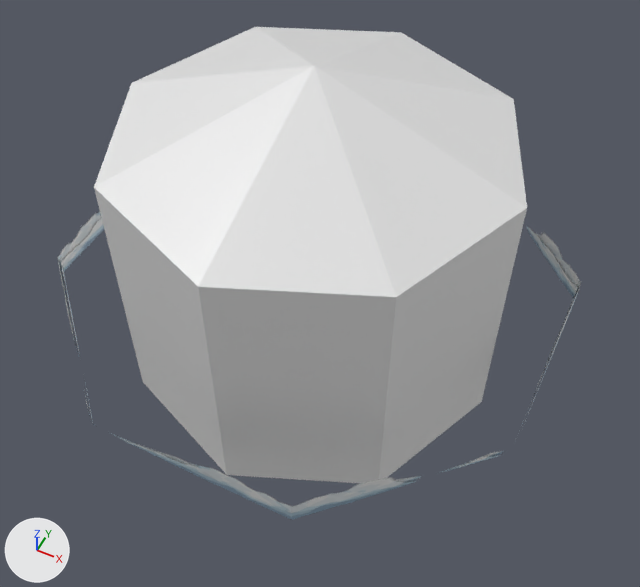
Two versions of the Blender file art/skybox.blend, one commit apart.
Camera for both pictures: a camera (50 mm lens) standing at (153.0, -301.0, 374.0) and looking at (15.0, -24.0, 27.0). The axes (+X, +Y, +Z) are drawn at lower left. The lights are the same throughout.

Before the edit, the objects in view are built like this:
```python
me_farcloud = bpy.data.meshes.new('FarCloud')
me_farcloud.from_pydata(...)  # 16 vertices, 8 faces; spans x -138.0..138.0, y -138.0..138.0, z -1.0..11.0
me_farcloud.materials.append(mat_cloudnearfar)
me_middlecloud = bpy.data.meshes.new('MiddleCloud')
me_middlecloud.from_pydata(...)  # 16 vertices, 8 faces; spans x -134.0..134.0, y -134.0..134.0, z -1.0..25.0
me_middlecloud.materials.append(mat_cloudmiddle)
me_nearcloud = bpy.data.meshes.new('NearCloud')
me_nearcloud.from_pydata(...)  # 16 vertices, 8 faces; spans x -133.0..133.0, y -133.0..133.0, z -4.0..23.0
me_nearcloud.materials.append(mat_cloudnearfar)
me_sky = bpy.data.meshes.new('Sky')
me_sky.from_pydata(...)  # 17 vertices, 17 faces; spans x -105.0..105.0, y -105.0..105.0, z -44.0..147.0
me_sky.materials.append(mat_material)  # white #e7e7e7
ob_cloudfar = bpy.data.objects.new('CloudFar', me_farcloud)
ob_cloudfar.location = (0.0, 0.0, 0.0)
ob_cloudfar.hide_set(True)
ob_cloudmiddle = bpy.data.objects.new('CloudMiddle', me_middlecloud)
ob_cloudmiddle.location = (0.0, 0.0, 0.0)
ob_cloudnear = bpy.data.objects.new('CloudNear', me_nearcloud)
ob_cloudnear.location = (0.0, 0.0, 0.0)
ob_sky = bpy.data.objects.new('Sky', me_sky)
ob_sky.location = (0.0, 0.0, 0.0)
```
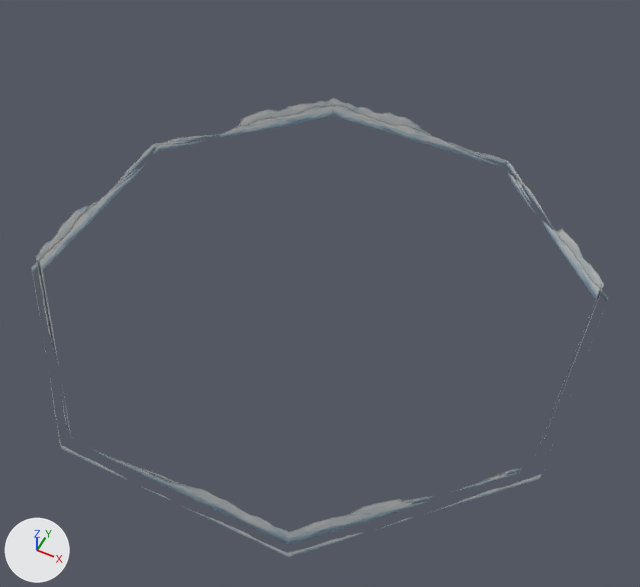
Commit message: Background cloud sizing adjustments

What differs and where, as boxes [x1, y1, x2, y2] in the pictures (640 x 587 px):
'Sky', hidden: before [94, 27, 527, 483]
'CloudMiddle', rescaled: before [58, 212, 581, 520]; after [36, 98, 604, 545]
'CloudNear', rescaled: before [61, 218, 578, 482]; after [39, 106, 600, 503]
'CloudFar', shown: after [31, 134, 608, 557]

Diff of the bpy script that builds the scene:
```diff
--- a/art/skybox.blend.py
+++ b/art/skybox.blend.py
@@ ob_sky @@
 ob_sky.location = (0.0, 0.0, 0.0)
+ob_sky.hide_set(True)
@@ ob_cloudnear @@
 ob_cloudnear.location = (0.0, 0.0, 0.0)
+ob_cloudnear.scale = (1.08, 1.08, 1.0)
@@ ob_cloudmiddle @@
 ob_cloudmiddle.location = (0.0, 0.0, 0.0)
+ob_cloudmiddle.scale = (1.08, 1.08, 1.0)
@@ ob_cloudfar @@
 ob_cloudfar.location = (0.0, 0.0, 0.0)
-ob_cloudfar.hide_set(True)
+ob_cloudfar.scale = (1.08, 1.08, 0.997)
```
